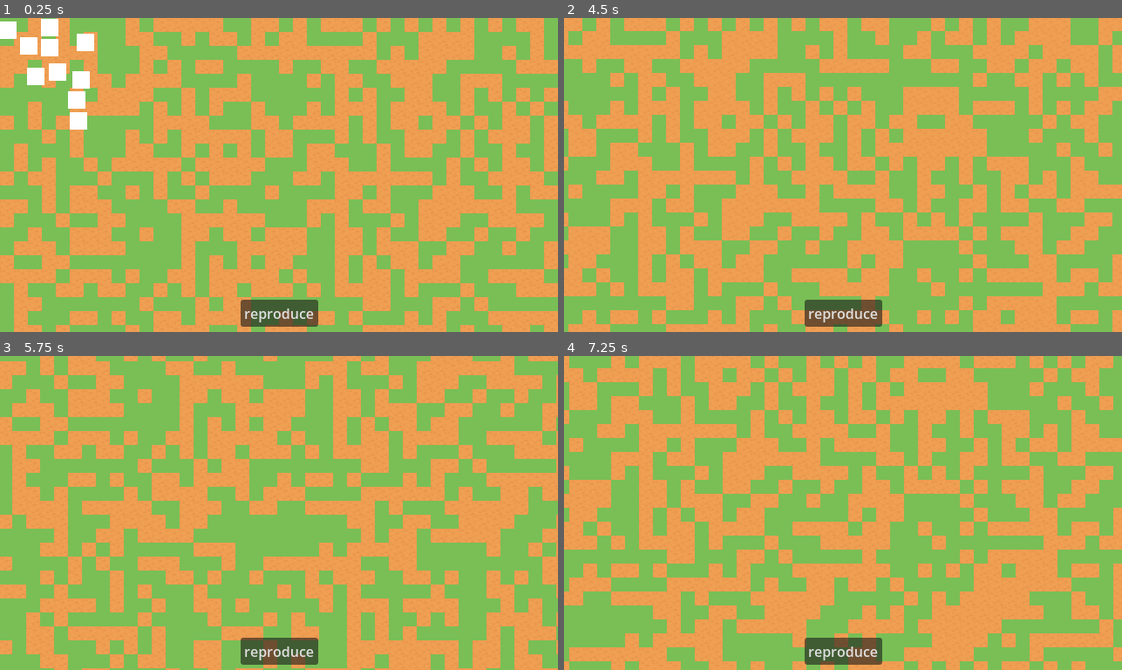
Above: before the commit, frames 1-4 (two rows, left to right).
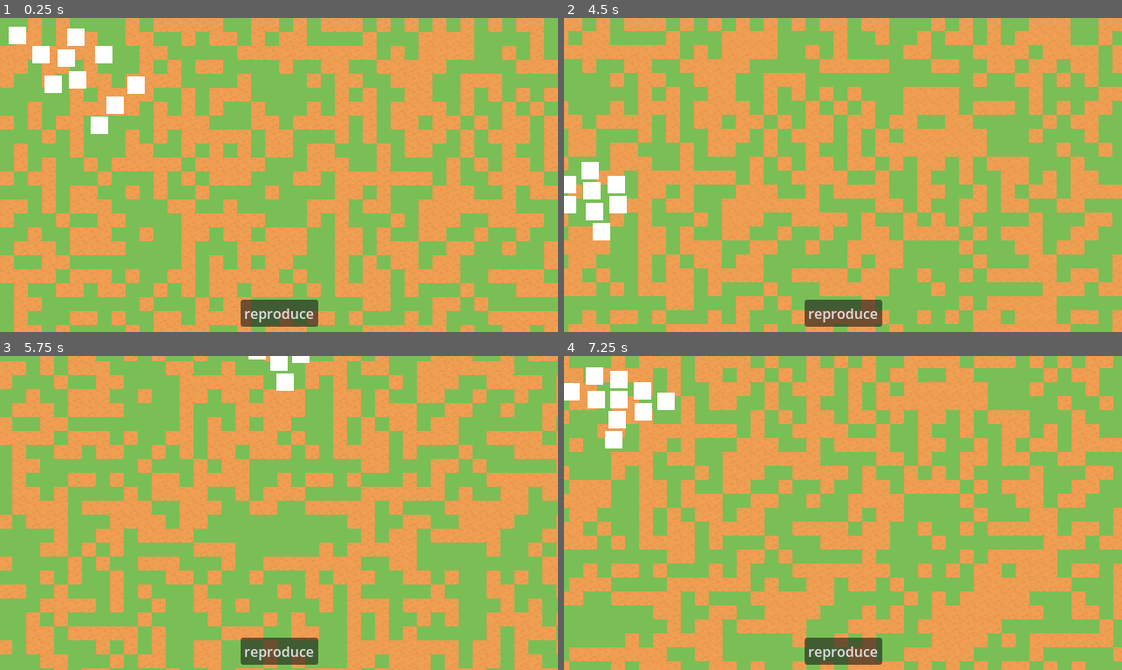
Above: after the commit, the same moments.

Repository: wheatgreaser/folkvalleygame
Game: Godot game, scene res://src/core/MainGame.tscn
The game is run twice, just before and just after one commit, with the same random seed, the same clock (stepped at 60 frames per second) and the same inputs. The project has no main scene, so this scene is started directly.
Inputs (mouse positions are in pixels of both pictures, inside the frame that each line leads up to):
- Up to frame 1 (0.25 s): no input
- Up to frame 2 (4.5 s): move the mouse to (965, 159) at 0.52 s; hold D (right) 0.53-1.28 s; click (965, 159) at 0.6 s; move the mouse to (731, 190) at 1.27 s; hold S (down) 1.28-2.03 s; click (731, 190) at 1.35 s; move the mouse to (898, 105) at 2.02 s; hold D (right) 2.03-2.78 s; click (898, 105) at 2.1 s; move the mouse to (815, 237) at 2.77 s; hold W (up) 2.78-3.53 s; click (815, 237) at 2.85 s; move the mouse to (1010, 222) at 3.52 s; hold A (left) from 3.53 s (still down); click (1010, 222) at 3.6 s; move the mouse to (675, 127) at 4.27 s; click (675, 127) at 4.35 s
- Up to frame 3 (5.75 s): move the mouse to (306, 513) at 5.02 s; release A (left) at 5.03 s; hold S (down) from 5.03 s (still down); click (306, 513) at 5.1 s
- Up to frame 4 (7.25 s): move the mouse to (759, 434) at 5.77 s; release S (down) at 5.78 s; hold D (right) 5.78-6.53 s; click (759, 434) at 5.85 s; move the mouse to (965, 497) at 6.52 s; hold W (up) from 6.53 s (still down); click (965, 497) at 6.6 s

The runs differ from the first frame. In frame 1, 2.6% of the frame differs, in the area x 0-26%, y 0-37%; in frame 2, 1.3%; in frame 3, 0.4%; in frame 4, 1.7%.

Commit message:
feat: group movement

Diff:
--- a/project.godot
+++ b/project.godot
@@ -45,6 +45,11 @@
 "events": [Object(InputEventKey,"resource_local_to_scene":false,"resource_name":"","device":-1,"window_id":0,"alt_press …(192 unchanged characters)…
 ]
 }
+select={
+"deadzone": 0.2,
+"events": [Object(InputEventMouseButton,"resource_local_to_scene":false,"resource_name":"","device":-1,"window_id":0,"alt_pressed":false,"shift_pressed":false,"ctrl_pressed":false,"meta_pressed":false,"button_mask":1,"position":Vector2(99, 24),"global_position":Vector2(113, 97),"factor":1.0,"button_index":1,"canceled":false,"pressed":true,"double_click":false,"script":null)
+]
+}
 
 [physics]
 
--- a/src/core/MainGame.tscn
+++ b/src/core/MainGame.tscn
@@ -33,6 +33,7 @@
 anchor_bottom = 1.0
 grow_horizontal = 2
 grow_vertical = 2
+mouse_filter = 2
 
 [node name="PauseLayer" type="CanvasLayer" parent="." unique_id=1571015371]
 unique_name_in_owner = true
@@ -42,6 +43,7 @@
 anchors_preset = 0
 offset_right = 40.0
 offset_bottom = 40.0
+mouse_filter = 2
 
 [node name="TransitionLayer" type="CanvasLayer" parent="." unique_id=2136567155]
 unique_name_in_owner = true
@@ -51,3 +53,4 @@
 anchors_preset = 0
 offset_right = 40.0
 offset_bottom = 40.0
+mouse_filter = 2
--- /dev/null
+++ b/src/gameplay/soldiers/selection.gd
@@ -0,0 +1,26 @@
+extends Area2D
+
+signal selection_toggled(selection)
+
+@export var exclusive = true
+@export var selection_action = "select"
+
+var selected = false
+
+func _set_selected(selection):
+	if selection:
+		_make_exclusive()
+		add_to_group("selected")
+	else:
+		remove_from_group("selected")
+	selected = selection
+	emit_signal("selection_toggled", selected)
+
+func _make_exclusive():
+	if not selected:
+		pass
+	get_tree().call_group("selected", "_set_selected", false)
+
+func _input_event(viewport: Viewport, event: InputEvent, shape_idx: int) -> void:
+	if event.is_action_pressed(selection_action):
+		_set_selected(not selected)
--- /dev/null
+++ b/src/gameplay/soldiers/soldier.tscn
@@ -0,0 +1,29 @@
+[gd_scene format=3 uid="uid://c08f3musdqkra"]
+
+[ext_resource type="Script" uid="uid://b7qhitw6nbmvp" path="res://src/gameplay/soldiers/soldier_idle.gd" id="1_3x1x4"]
+[ext_resource type="Script" uid="uid://bobx0ctlhwb47" path="res://src/gameplay/soldiers/selection.gd" id="2_u6l0c"]
+
+[sub_resource type="RectangleShape2D" id="RectangleShape2D_3x1x4"]
+size = Vector2(24.800003, 23.000002)
+
+[sub_resource type="QuadMesh" id="QuadMesh_3x1x4"]
+
+[node name="Soldier" type="CharacterBody2D" unique_id=1677943854]
+script = ExtResource("1_3x1x4")
+
+[node name="SoldierCollider" type="CollisionShape2D" parent="." unique_id=1868176347]
+shape = SubResource("RectangleShape2D_3x1x4")
+
+[node name="Area2D" type="Area2D" parent="." unique_id=1867666657]
+script = ExtResource("2_u6l0c")
+
+[node name="SoldierMesh" type="MeshInstance2D" parent="Area2D" unique_id=834612734]
+scale = Vector2(20, 20)
+mesh = SubResource("QuadMesh_3x1x4")
+
+[node name="NavigationAgent2D" type="NavigationAgent2D" parent="Area2D" unique_id=64938980]
+
+[node name="AreaCollider" type="CollisionShape2D" parent="Area2D" unique_id=1040790090]
+shape = SubResource("RectangleShape2D_3x1x4")
+
+[connection signal="selection_toggled" from="Area2D" to="." method="_on_area_2d_selection_toggled"]
--- /dev/null
+++ b/src/gameplay/soldiers/soldier_idle.gd
@@ -0,0 +1,15 @@
+extends CharacterBody2D
+
+var is_selected = false
+
+func _physics_process(_delta: float) -> void:
+	move_and_collide(Vector2(0,0))
+
+func _process(delta: float) -> void:
+	var direction : Vector2 = get_viewport().get_mouse_position() - position
+	velocity = direction.normalized() * 100
+	move_and_slide()
+
+
+func _on_area_2d_selection_toggled(selection: Variant) -> void:
+	is_selected = selection
--- a/src/gameplay/soliders/soldierspawner.tscn
+++ b/src/gameplay/soldiers/soldierspawner.tscn
@@ -1,6 +1,6 @@
 [gd_scene format=3 uid="uid://c5i6caid80xkq"]
 
-[ext_resource type="Script" uid="uid://bvmy3h1f4swue" path="res://src/gameplay/soliders/soldierspawner.gd" id="1_ccyr3"]
+[ext_resource type="Script" uid="uid://bvmy3h1f4swue" path="res://src/gameplay/soldiers/soldierspawner.gd" id="1_ccyr3"]
 
 [node name="Soldierspawner" type="Node2D" unique_id=1090851179]
 script = ExtResource("1_ccyr3")
--- a/src/gameplay/soliders/soldier.gd
+++ /dev/null
@@ -1,5 +0,0 @@
-extends CharacterBody2D
-
-
-func _physics_process(_delta: float) -> void:
-	move_and_collide(Vector2(0,0))
--- a/src/gameplay/soliders/soldier.tscn
+++ /dev/null
@@ -1,18 +0,0 @@
-[gd_scene format=3 uid="uid://c08f3musdqkra"]
-
-[ext_resource type="Script" uid="uid://b7qhitw6nbmvp" path="res://src/gameplay/soliders/soldier.gd" id="1_3x1x4"]
-
-[sub_resource type="QuadMesh" id="QuadMesh_3x1x4"]
-
-[sub_resource type="RectangleShape2D" id="RectangleShape2D_3x1x4"]
-size = Vector2(24.800003, 23.000002)
-
-[node name="Soldier" type="CharacterBody2D" unique_id=1677943854]
-script = ExtResource("1_3x1x4")
-
-[node name="SoldierMesh" type="MeshInstance2D" parent="." unique_id=834612734]
-scale = Vector2(20, 20)
-mesh = SubResource("QuadMesh_3x1x4")
-
-[node name="SoldierCollider" type="CollisionShape2D" parent="." unique_id=1868176347]
-shape = SubResource("RectangleShape2D_3x1x4")
--- a/src/levels/level1.tscn
+++ b/src/levels/level1.tscn
@@ -246,6 +246,11 @@
 [sub_resource type="RectangleShape2D" id="RectangleShape2D_3o7sa"]
 size = Vector2(661, 20)
 
+[sub_resource type="NavigationPolygon" id="NavigationPolygon_3o7sa"]
+vertices = PackedVector2Array(621, 16.976563, 621, 337.0703, 14.2578125, 341.90625, 22.742188, 16.007813)
+polygons = Array[PackedInt32Array]([PackedInt32Array(0, 1, 2, 3)])
+outlines = Array[PackedVector2Array]([PackedVector2Array(13, 6, 631, 7, 631, 347, 4, 352)])
+
 [node name="Scene" type="Node2D" unique_id=688667358]
 
 [node name="TileMapLayer" type="TileMapLayer" parent="." unique_id=380539479]
@@ -255,14 +260,14 @@
 [node name="LevelBorderTop" type="StaticBody2D" parent="." unique_id=1799796435]
 
 [node name="CollisionShape2D" type="CollisionShape2D" parent="LevelBorderTop" unique_id=864852935]
-position = Vector2(318.5, -10)
+position = Vector2(317, -8)
 shape = SubResource("RectangleShape2D_3o7sa")
 
 [node name="LevelBorderBottom" type="StaticBody2D" parent="." unique_id=2028162885]
 position = Vector2(0, 382)
 
 [node name="CollisionShape2D" type="CollisionShape2D" parent="LevelBorderBottom" unique_id=2097020203]
-position = Vector2(318.5, -10)
+position = Vector2(329, -10)
 shape = SubResource("RectangleShape2D_3o7sa")
 
 [node name="LevelBorderLeft" type="StaticBody2D" parent="." unique_id=1459618545]
@@ -270,7 +275,7 @@
 rotation = 1.5707964
 
 [node name="CollisionShape2D" type="CollisionShape2D" parent="LevelBorderLeft" unique_id=86562862]
-position = Vector2(318.5, -10)
+position = Vector2(319, -8.000013)
 shape = SubResource("RectangleShape2D_3o7sa")
 
 [node name="LevelBorderRight" type="StaticBody2D" parent="." unique_id=1034603301]
@@ -278,5 +283,8 @@
 rotation = 1.5707964
 
 [node name="CollisionShape2D" type="CollisionShape2D" parent="LevelBorderRight" unique_id=258032738]
-position = Vector2(318.5, -10)
-shape = SubResource("RectangleShape2D_3o7sa")
+position = Vector2(321, -7)
+shape = SubResource("RectangleShape2D_3o7sa")
+
+[node name="NavigationRegion2D" type="NavigationRegion2D" parent="." unique_id=502832759]
+navigation_polygon = SubResource("NavigationPolygon_3o7sa")
Not shown, added: src/gameplay/soldiers/selection.gd.uid
Renamed: src/gameplay/soliders/soldier.gd.uid -> src/gameplay/soldiers/soldier_idle.gd.uid
Renamed: src/gameplay/soliders/soldierspawner.gd -> src/gameplay/soldiers/soldierspawner.gd
Renamed: src/gameplay/soliders/soldierspawner.gd.uid -> src/gameplay/soldiers/soldierspawner.gd.uid
